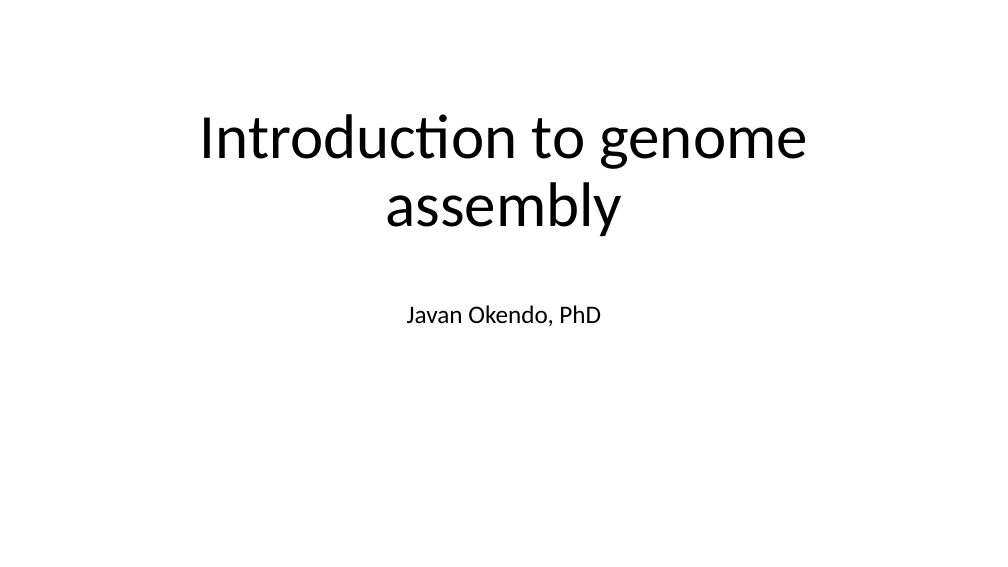
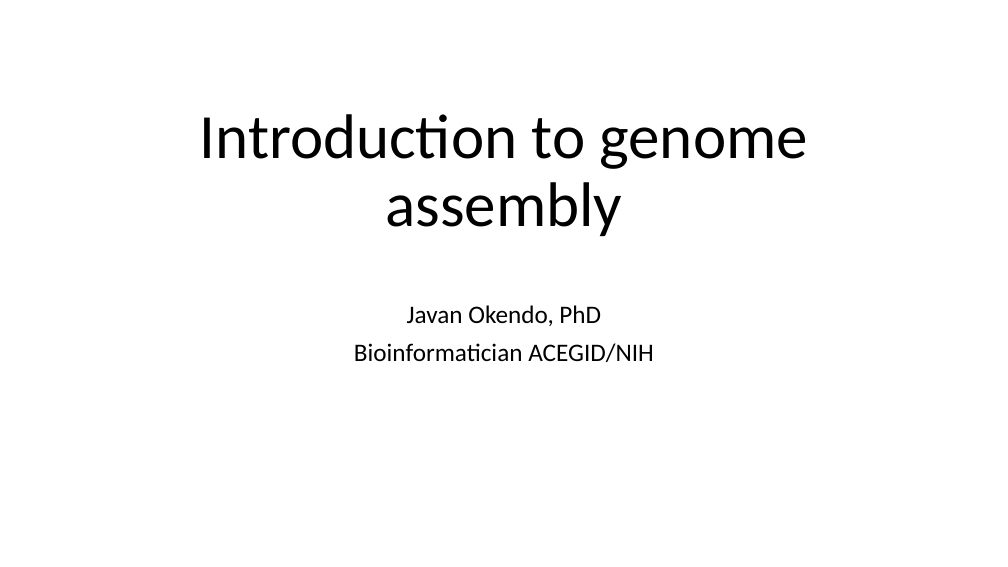
Before and after one commit to Jokendo-collab/aced-bioinfo, a slide deck: slide 1 of JavanIntroSlides/intro2assembly_part1.pptx. Drawn at 1008x567 pixels with LibreOffice and Linux fonts; fonts in the diff are those of the drawing. Boxes give left, top, right and bottom in pixels: in the first picture for what was removed or moved away, otherwise in the second. Text is boxed around its words. In the diff, an @@ line names an element or a change of style, - is before the commit and + after.

```diff
--- a/JavanIntroSlides/intro2assembly_part1.pptx
+++ b/JavanIntroSlides/intro2assembly_part1.pptx
@@ subtitle at (354,343,654,362): paragraph added @@
+Bioinformatician ACEGID/NIH
```
Also in this commit, not shown: 8 other slides changed, 1 other file.
